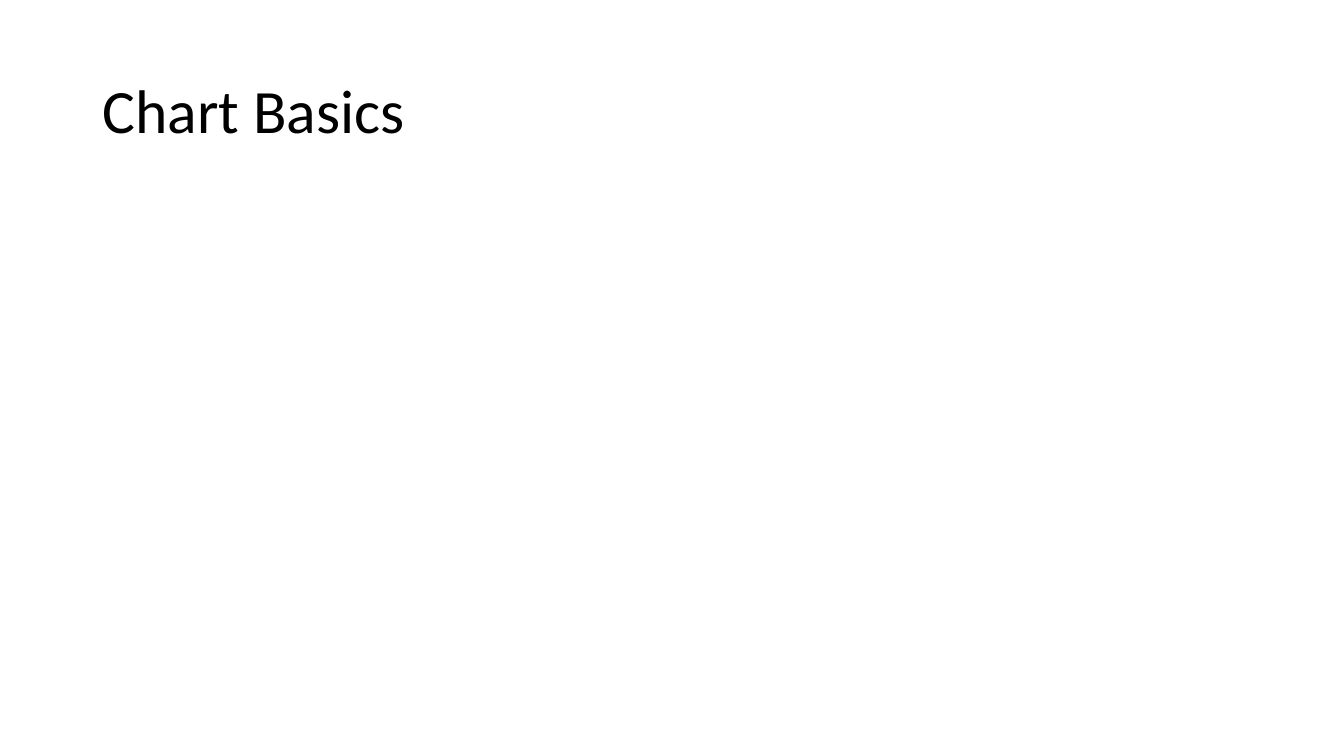
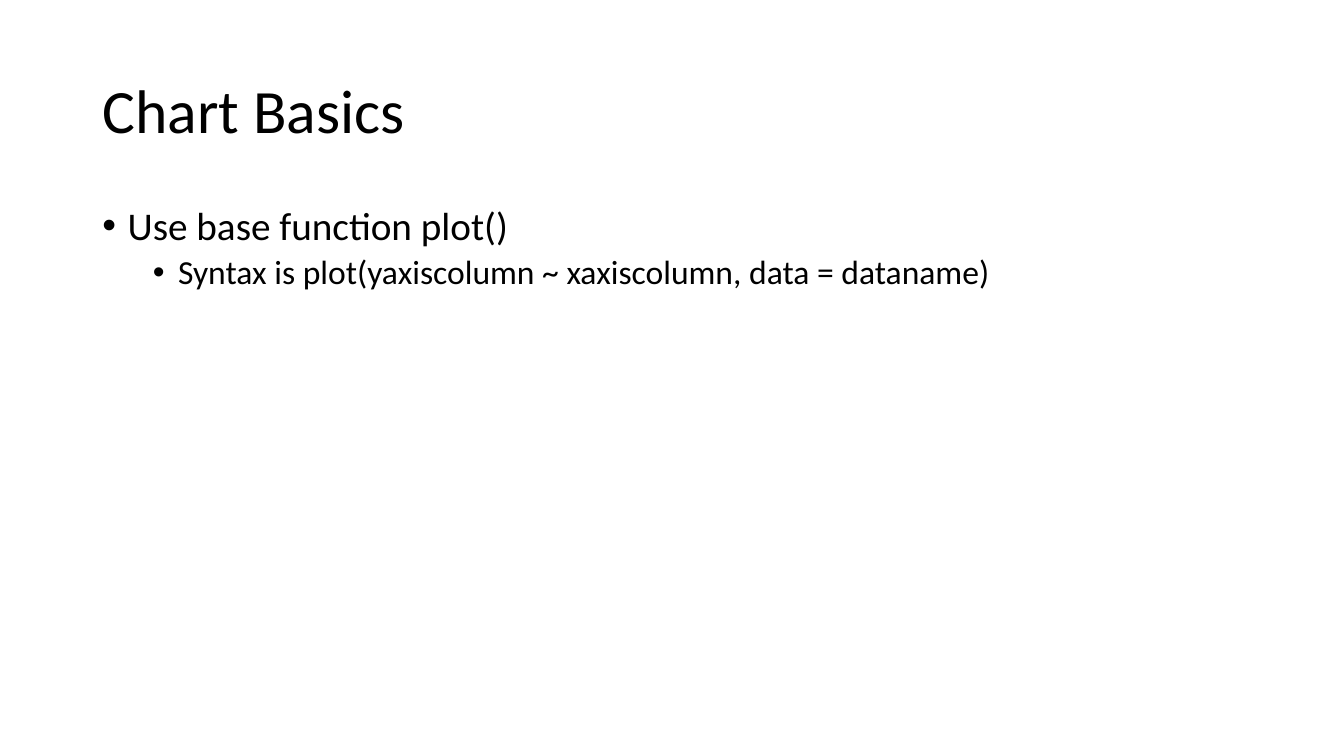
Before and after one commit to justinpriest/R_Intro_ADFG, a slide deck: slide 42 of The Basics of R.pptx (slide 36 before the commit). Drawn at 1344x756 pixels with LibreOffice and Linux fonts; fonts in the diff are those of the drawing. Boxes give left, top, right and bottom in pixels: in the first picture for what was removed or moved away, otherwise in the second. Text is boxed around its words. In the diff, an @@ line names an element or a change of style, - is before the commit and + after.

```diff
--- a/The Basics of R.pptx
+++ b/The Basics of R.pptx
@@ text added at box(128, 211, 989, 290), 24 pt, text #000000 @@
+• Use base function plot()
+  • Syntax is plot(yaxiscolumn ~ xaxiscolumn, data = dataname)
```
Also in this commit, not shown: 31 other slides changed, 8 slides added, 1 other file.
